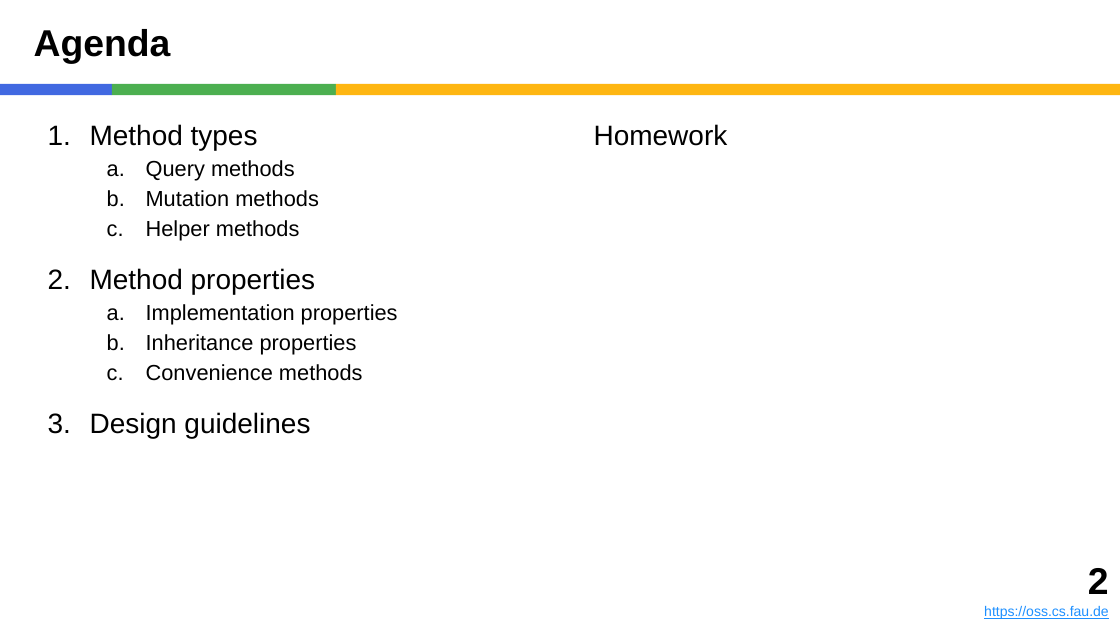
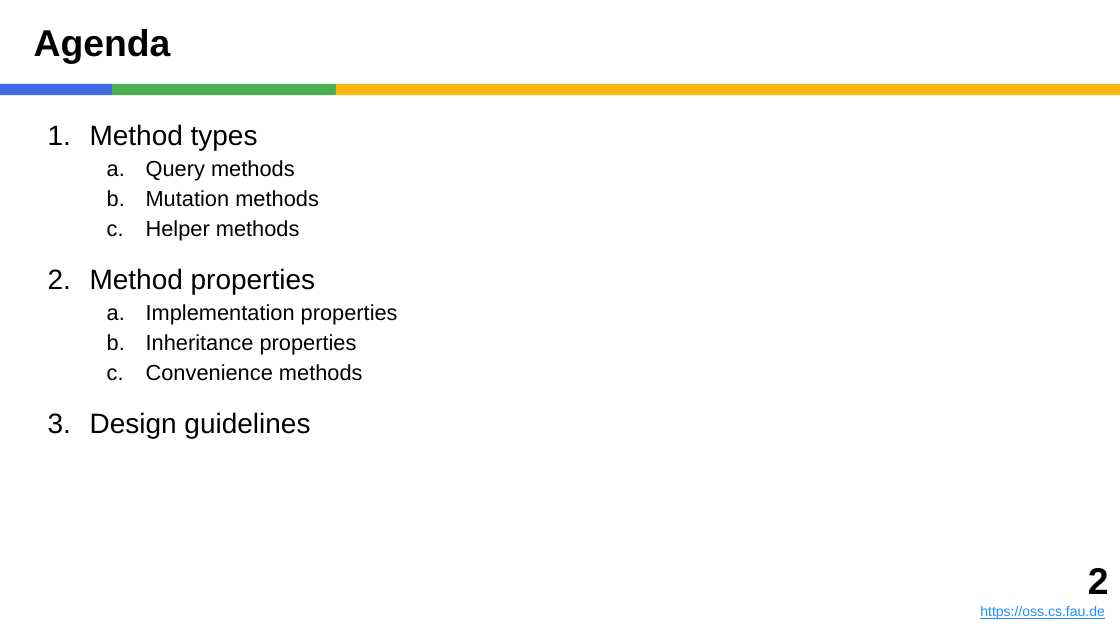
Before and after one commit to dirkriehle/adap-course, a slide deck: slide 2 of Lecture slides/ADAP B01 - Method Types and Properties.pptx. Drawn at 1120x630 pixels with LibreOffice and Linux fonts; fonts in the diff are those of the drawing. Boxes give left, top, right and bottom in pixels: in the first picture for what was removed or moved away, otherwise in the second. Text is boxed around its words. In the diff, an @@ line names an element or a change of style, - is before the commit and + after.

Commit message:
Fixed B01, refactored homework information

```diff
--- a/Lecture slides/ADAP B01 - Method Types and Properties.pptx
+++ b/Lecture slides/ADAP B01 - Method Types and Properties.pptx
@@ text removed at (594,124,728,146) @@
-Homework
@@ text rewrapped from (984,568,1109,619) to (980,568,1109,619) @@
```
Also in this commit, not shown: 3 other slides changed, 2 slides added, 4 slides removed, 5 other files.
